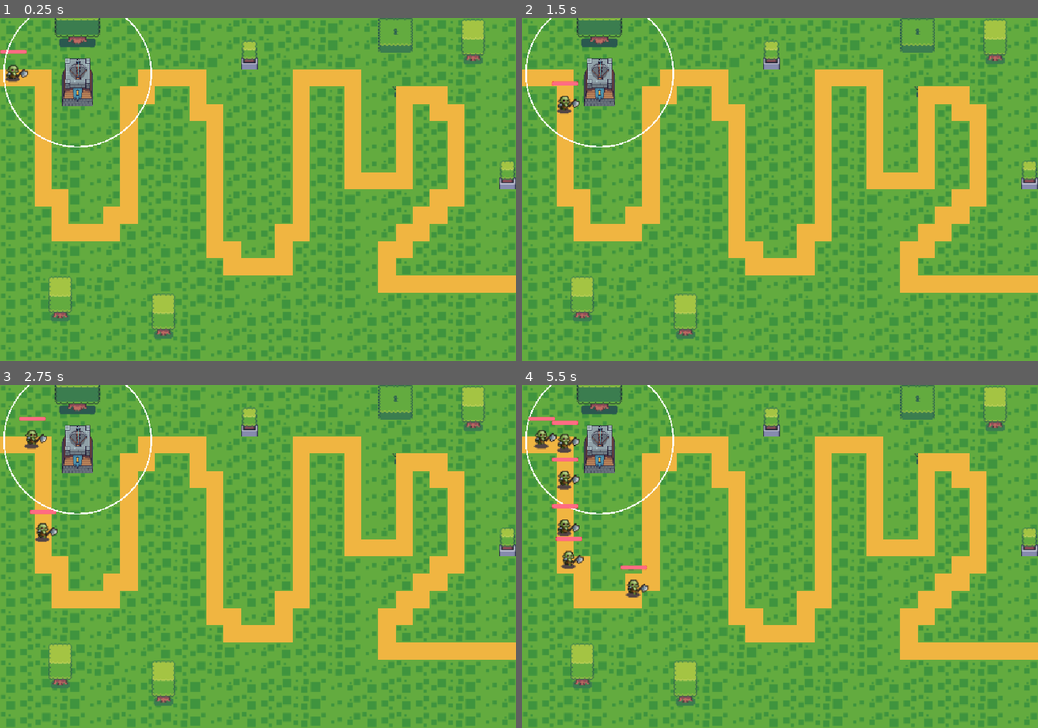
Above: before the commit, frames 1-4 (two rows, left to right).
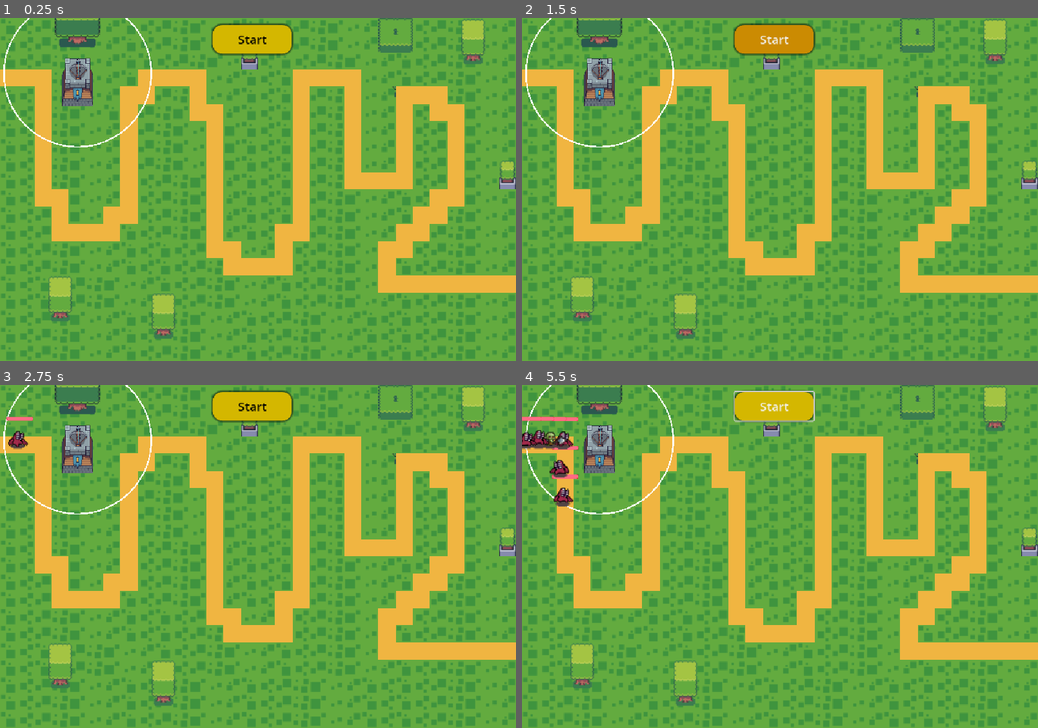
Above: after the commit, the same moments.

Repository: NNKD-Kevin/tower-defense
Game: Godot game, scene res://scenes/main.tscn
The game is run twice, just before and just after one commit, with the same random seed, the same clock (stepped at 60 frames per second) and the same inputs.
Inputs (mouse positions are in pixels of both pictures, inside the frame that each line leads up to):
- Up to frame 1 (0.25 s): no input
- Up to frame 2 (1.5 s): click (774, 38) at 0.5 s, where only the run after the commit has a clickable "Start"; click (774, 38) at 1.25 s, where only the run after the commit has a clickable "Start"
- Up to frame 3 (2.75 s): tap Enter at 2 s; move the mouse to (371, 539) at 2.02 s; hold Right from 2.03 s (still down); tap Space (spawn) at 2.1 s; click (371, 539) at 2.17 s
- Up to frame 4 (5.5 s): move the mouse to (676, 573) at 2.77 s; release Right at 2.78 s; hold Down 2.78-3.53 s; tap Space (spawn) at 2.85, 3.8, 4.55, 5.1 s; move the mouse to (831, 481) at 3.52 s; hold Right 3.53-4.28 s; tap Alt at 3.6 s; move the mouse to (754, 625) at 4.27 s; hold Up 4.28-5.03 s; tap Shift at 4.35 s; click (754, 625) at 4.42 s; move the mouse to (934, 607) at 5.02 s; hold Left from 5.03 s (still down)

The runs differ from the first frame. In frame 1, 1.7% of the frame differs, in the area x 0-57%, y 1-19%; in frame 2, 1.7%; in frame 3, 2.0%; in frame 4, 3.3%, in the area x 0-57%, y 1-63%.
Error after the commit: Invalid access to property or key '6' on a base object of type 'Dictionary'. (res://scripts/game_control.gd:21)

Commit message:
Enemy type system and enemy spawning system

Diff:
--- a/tower-defense/enemy_data.gd
+++ /dev/null
@@ -1 +0,0 @@
-extends Node
--- a/tower-defense/project.godot
+++ b/tower-defense/project.godot
@@ -19,6 +19,7 @@
 
 Global="*uid://kequh53k1ukw"
 Mapdata="*uid://ct3iyw6q4ddva"
+EnemyData="*uid://c5bosrsfhppox"
 
 [display]
 
--- a/tower-defense/scenes/enemy.tscn
+++ b/tower-defense/scenes/enemy.tscn
@@ -1,40 +1,92 @@
 [gd_scene format=3 uid="uid://gwmqc4666t4j"]
 
 [ext_resource type="Script" uid="uid://byfxu10wh5fvo" path="res://scripts/enemy.gd" id="1_md0e3"]
+[ext_resource type="Texture2D" uid="uid://bn46l7c332s2b" path="res://assets/Tiny RPG Character Asset Pack 02 -Free Demon_A&Blood Monster_A/Characters(100x100 split)/Blood Monster_A/Blood Monster_A with shadows/Blood Monster_A_Walk.png" id="2_c4w8v"]
 [ext_resource type="Texture2D" uid="uid://cmyhdkrdhkdh4" path="res://assets/Tiny RPG Character Asset Pack v1.03 -Free Soldier&Orc/Characters(100x100)/Orc/Orc with shadows/Orc-Walk.png" id="2_md0e3"]
+[ext_resource type="Texture2D" uid="uid://df1i8vpefs6kb" path="res://assets/Tiny RPG Character Asset Pack 02 -Free Demon_A&Blood Monster_A/Characters(100x100 split)/Blood Monster_A/Blood Monster_A with shadows/Blood Monster_A_Death.png" id="2_nenq2"]
 [ext_resource type="Texture2D" uid="uid://dl7k8mrdo0hfb" path="res://assets/Tiny RPG Character Asset Pack v1.03 -Free Soldier&Orc/Characters(100x100)/Orc/Orc with shadows/Orc-Hurt.png" id="3_4ra3w"]
-
-[sub_resource type="AtlasTexture" id="AtlasTexture_4ra3w"]
-atlas = ExtResource("2_md0e3")
-region = Rect2(0, 0, 100, 100)
-
-[sub_resource type="AtlasTexture" id="AtlasTexture_5uy6h"]
-atlas = ExtResource("2_md0e3")
-region = Rect2(100, 0, 100, 100)
-
-[sub_resource type="AtlasTexture" id="AtlasTexture_c4w8v"]
-atlas = ExtResource("2_md0e3")
-region = Rect2(200, 0, 100, 100)
-
-[sub_resource type="AtlasTexture" id="AtlasTexture_xwavj"]
-atlas = ExtResource("2_md0e3")
-region = Rect2(300, 0, 100, 100)
-
-[sub_resource type="AtlasTexture" id="AtlasTexture_nenq2"]
-atlas = ExtResource("2_md0e3")
+[ext_resource type="Texture2D" uid="uid://pb02115ao3ym" path="res://assets/Tiny RPG Character Asset Pack 02 -Free Demon_A&Blood Monster_A/Characters(100x100 split)/Blood Monster_A/Blood Monster_A with shadows/Blood Monster_A_Hurt.png" id="3_md484"]
+[ext_resource type="Texture2D" uid="uid://doybm3nm53trf" path="res://assets/Tiny RPG Character Asset Pack v1.03 -Free Soldier&Orc/Characters(100x100)/Orc/Orc with shadows/Orc-Death.png" id="3_xwavj"]
+
+[sub_resource type="AtlasTexture" id="AtlasTexture_t3vcr"]
+atlas = ExtResource("2_nenq2")
+region = Rect2(0, 0, 100, 100)
+
+[sub_resource type="AtlasTexture" id="AtlasTexture_qaulx"]
+atlas = ExtResource("2_nenq2")
+region = Rect2(100, 0, 100, 100)
+
+[sub_resource type="AtlasTexture" id="AtlasTexture_1f82d"]
+atlas = ExtResource("2_nenq2")
+region = Rect2(200, 0, 100, 100)
+
+[sub_resource type="AtlasTexture" id="AtlasTexture_lioqc"]
+atlas = ExtResource("2_nenq2")
+region = Rect2(300, 0, 100, 100)
+
+[sub_resource type="AtlasTexture" id="AtlasTexture_0lg75"]
+atlas = ExtResource("3_md484")
+region = Rect2(0, 0, 100, 100)
+
+[sub_resource type="AtlasTexture" id="AtlasTexture_lsnsy"]
+atlas = ExtResource("3_md484")
+region = Rect2(100, 0, 100, 100)
+
+[sub_resource type="AtlasTexture" id="AtlasTexture_thsr5"]
+atlas = ExtResource("3_md484")
+region = Rect2(200, 0, 100, 100)
+
+[sub_resource type="AtlasTexture" id="AtlasTexture_ekh6n"]
+atlas = ExtResource("3_md484")
+region = Rect2(300, 0, 100, 100)
+
+[sub_resource type="AtlasTexture" id="AtlasTexture_g0wcc"]
+atlas = ExtResource("2_c4w8v")
+region = Rect2(0, 0, 100, 100)
+
+[sub_resource type="AtlasTexture" id="AtlasTexture_s1ycm"]
+atlas = ExtResource("2_c4w8v")
+region = Rect2(100, 0, 100, 100)
+
+[sub_resource type="AtlasTexture" id="AtlasTexture_shcg2"]
+atlas = ExtResource("2_c4w8v")
+region = Rect2(200, 0, 100, 100)
+
+[sub_resource type="AtlasTexture" id="AtlasTexture_ile5s"]
+atlas = ExtResource("2_c4w8v")
+region = Rect2(300, 0, 100, 100)
+
+[sub_resource type="AtlasTexture" id="AtlasTexture_1x4g4"]
+atlas = ExtResource("2_c4w8v")
 region = Rect2(400, 0, 100, 100)
 
-[sub_resource type="AtlasTexture" id="AtlasTexture_md484"]
-atlas = ExtResource("2_md0e3")
+[sub_resource type="AtlasTexture" id="AtlasTexture_2pwtc"]
+atlas = ExtResource("2_c4w8v")
 region = Rect2(500, 0, 100, 100)
 
-[sub_resource type="AtlasTexture" id="AtlasTexture_ipns3"]
-atlas = ExtResource("2_md0e3")
+[sub_resource type="AtlasTexture" id="AtlasTexture_rogs8"]
+atlas = ExtResource("2_c4w8v")
 region = Rect2(600, 0, 100, 100)
 
-[sub_resource type="AtlasTexture" id="AtlasTexture_8qclf"]
-atlas = ExtResource("2_md0e3")
+[sub_resource type="AtlasTexture" id="AtlasTexture_wrm80"]
+atlas = ExtResource("2_c4w8v")
 region = Rect2(700, 0, 100, 100)
+
+[sub_resource type="AtlasTexture" id="AtlasTexture_6awcb"]
+atlas = ExtResource("3_xwavj")
+region = Rect2(0, 0, 100, 100)
+
+[sub_resource type="AtlasTexture" id="AtlasTexture_wjec0"]
+atlas = ExtResource("3_xwavj")
+region = Rect2(100, 0, 100, 100)
+
+[sub_resource type="AtlasTexture" id="AtlasTexture_i4rgx"]
+atlas = ExtResource("3_xwavj")
+region = Rect2(200, 0, 100, 100)
+
+[sub_resource type="AtlasTexture" id="AtlasTexture_2mchx"]
+atlas = ExtResource("3_xwavj")
+region = Rect2(300, 0, 100, 100)
 
 [sub_resource type="AtlasTexture" id="AtlasTexture_w8i8w"]
 atlas = ExtResource("3_4ra3w")
@@ -52,10 +104,139 @@
 atlas = ExtResource("3_4ra3w")
 region = Rect2(300, 0, 100, 100)
 
+[sub_resource type="AtlasTexture" id="AtlasTexture_4ra3w"]
+atlas = ExtResource("2_md0e3")
+region = Rect2(0, 0, 100, 100)
+
+[sub_resource type="AtlasTexture" id="AtlasTexture_5uy6h"]
+atlas = ExtResource("2_md0e3")
+region = Rect2(100, 0, 100, 100)
+
+[sub_resource type="AtlasTexture" id="AtlasTexture_c4w8v"]
+atlas = ExtResource("2_md0e3")
+region = Rect2(200, 0, 100, 100)
+
+[sub_resource type="AtlasTexture" id="AtlasTexture_xwavj"]
+atlas = ExtResource("2_md0e3")
+region = Rect2(300, 0, 100, 100)
+
+[sub_resource type="AtlasTexture" id="AtlasTexture_nenq2"]
+atlas = ExtResource("2_md0e3")
+region = Rect2(400, 0, 100, 100)
+
+[sub_resource type="AtlasTexture" id="AtlasTexture_md484"]
+atlas = ExtResource("2_md0e3")
+region = Rect2(500, 0, 100, 100)
+
+[sub_resource type="AtlasTexture" id="AtlasTexture_ipns3"]
+atlas = ExtResource("2_md0e3")
+region = Rect2(600, 0, 100, 100)
+
+[sub_resource type="AtlasTexture" id="AtlasTexture_8qclf"]
+atlas = ExtResource("2_md0e3")
+region = Rect2(700, 0, 100, 100)
+
 [sub_resource type="SpriteFrames" id="SpriteFrames_8tegq"]
 animations = [{
 "frames": [{
 "duration": 1.0,
+"texture": SubResource("AtlasTexture_t3vcr")
+}, {
+"duration": 1.0,
+"texture": SubResource("AtlasTexture_qaulx")
+}, {
+"duration": 1.0,
+"texture": SubResource("AtlasTexture_1f82d")
+}, {
+"duration": 1.0,
+"texture": SubResource("AtlasTexture_lioqc")
+}],
+"loop": 1,
+"name": &"blooddeath",
+"speed": 5.0
+}, {
+"frames": [{
+"duration": 1.0,
+"texture": SubResource("AtlasTexture_0lg75")
+}, {
+"duration": 1.0,
+"texture": SubResource("AtlasTexture_lsnsy")
+}, {
+"duration": 1.0,
+"texture": SubResource("AtlasTexture_thsr5")
+}, {
+"duration": 1.0,
+"texture": SubResource("AtlasTexture_ekh6n")
+}],
+"loop": 1,
+"name": &"bloodhurt",
+"speed": 5.0
+}, {
+"frames": [{
+"duration": 1.0,
+"texture": SubResource("AtlasTexture_g0wcc")
+}, {
+"duration": 1.0,
+"texture": SubResource("AtlasTexture_s1ycm")
+}, {
+"duration": 1.0,
+"texture": SubResource("AtlasTexture_shcg2")
+}, {
+"duration": 1.0,
+"texture": SubResource("AtlasTexture_ile5s")
+}, {
+"duration": 1.0,
+"texture": SubResource("AtlasTexture_1x4g4")
+}, {
+"duration": 1.0,
+"texture": SubResource("AtlasTexture_2pwtc")
+}, {
+"duration": 1.0,
+"texture": SubResource("AtlasTexture_rogs8")
+}, {
+"duration": 1.0,
+"texture": SubResource("AtlasTexture_wrm80")
+}],
+"loop": 1,
+"name": &"bloodwalk",
+"speed": 10.0
+}, {
+"frames": [{
+"duration": 1.0,
+"texture": SubResource("AtlasTexture_6awcb")
+}, {
+"duration": 1.0,
+"texture": SubResource("AtlasTexture_wjec0")
+}, {
+"duration": 1.0,
+"texture": SubResource("AtlasTexture_i4rgx")
+}, {
+"duration": 1.0,
+"texture": SubResource("AtlasTexture_2mchx")
+}],
+"loop": 1,
+"name": &"goblindeath",
+"speed": 5.0
+}, {
+"frames": [{
+"duration": 1.0,
+"texture": SubResource("AtlasTexture_w8i8w")
+}, {
+"duration": 1.0,
+"texture": SubResource("AtlasTexture_otmr2")
+}, {
+"duration": 1.0,
+"texture": SubResource("AtlasTexture_wtq4b")
+}, {
+"duration": 1.0,
+"texture": SubResource("AtlasTexture_j0cyh")
+}],
+"loop": 1,
+"name": &"goblinhurt",
+"speed": 5.0
+}, {
+"frames": [{
+"duration": 1.0,
 "texture": SubResource("AtlasTexture_4ra3w")
 }, {
 "duration": 1.0,
@@ -80,25 +261,8 @@
 "texture": SubResource("AtlasTexture_8qclf")
 }],
 "loop": 1,
-"name": &"default",
-"speed": 15.0
-}, {
-"frames": [{
-"duration": 1.0,
-"texture": SubResource("AtlasTexture_w8i8w")
-}, {
-"duration": 1.0,
-"texture": SubResource("AtlasTexture_otmr2")
-}, {
-"duration": 1.0,
-"texture": SubResource("AtlasTexture_wtq4b")
-}, {
-"duration": 1.0,
-"texture": SubResource("AtlasTexture_j0cyh")
-}],
-"loop": 1,
-"name": &"hurt",
-"speed": 5.0
+"name": &"goblinwalk",
+"speed": 10.0
 }]
 
 [sub_resource type="RectangleShape2D" id="RectangleShape2D_1vivr"]
@@ -115,9 +279,12 @@
 script = ExtResource("1_md0e3")
 
 [node name="animation" type="AnimatedSprite2D" parent="." unique_id=442325771]
+position = Vector2(-5, 0)
 scale = Vector2(2, 2)
 sprite_frames = SubResource("SpriteFrames_8tegq")
-autoplay = "default"
+animation = &"bloodhurt"
+autoplay = "goblinwalk"
+frame_progress = 0.54763687
 
 [node name="CollisionShape2D" type="CollisionShape2D" parent="." unique_id=1658497212]
 position = Vector2(-1, 0)
--- a/tower-defense/scenes/main.tscn
+++ b/tower-defense/scenes/main.tscn
@@ -3,7 +3,6 @@
 [ext_resource type="Texture2D" uid="uid://kdd0s78fi5ul" path="res://assets/Pixel Plains Free Pack/Trees and bushes.png" id="1_0wfyh"]
 [ext_resource type="Script" uid="uid://2sxwkf6xd4ae" path="res://scripts/game_control.gd" id="1_tbgi4"]
 [ext_resource type="Texture2D" uid="uid://dq3mchdqllrmw" path="res://assets/Pixel Plains Free Pack/New Basic Tiles Free.png" id="2_sugp2"]
-[ext_resource type="PackedScene" uid="uid://gwmqc4666t4j" path="res://scenes/enemy.tscn" id="3_sugp2"]
 [ext_resource type="PackedScene" uid="uid://bwloref71v63r" path="res://scenes/tower.tscn" id="5_tbgi4"]
 
 [sub_resource type="TileSetAtlasSource" id="TileSetAtlasSource_jyhfs"]
@@ -282,6 +281,30 @@
 sources/0 = SubResource("TileSetAtlasSource_jyhfs")
 sources/1 = SubResource("TileSetAtlasSource_tbgi4")
 
+[sub_resource type="StyleBoxFlat" id="StyleBoxFlat_1vivr"]
+bg_color = Color(0.8291128, 0.71638757, 0, 1)
+corner_radius_top_left = 20
+corner_radius_top_right = 20
+corner_radius_bottom_right = 20
+corner_radius_bottom_left = 20
+shadow_size = 5
+
+[sub_resource type="StyleBoxFlat" id="StyleBoxFlat_qbdty"]
+bg_color = Color(0.5205644, 0.31411725, 0.024739495, 1)
+corner_radius_top_left = 20
+corner_radius_top_right = 20
+corner_radius_bottom_right = 20
+corner_radius_bottom_left = 20
+shadow_size = 5
+
+[sub_resource type="StyleBoxFlat" id="StyleBoxFlat_8vrlf"]
+bg_color = Color(0.7964649, 0.54335326, 0.007949468, 1)
+corner_radius_top_left = 20
+corner_radius_top_right = 20
+corner_radius_bottom_right = 20
+corner_radius_bottom_left = 20
+shadow_size = 5
+
 [node name="Node2D" type="Node2D" unique_id=1826028556]
 script = ExtResource("1_tbgi4")
 
@@ -295,9 +318,24 @@
 layer_1/z_index = 1
 layer_1/tile_data = PackedInt32Array(262166, 196608, 6, -65533, 393216, 0, 3, 393216, 1, 65539, 393216, 2, -65532, 4587 …(747 unchanged characters)…
 
-[node name="Enemy" parent="." unique_id=1797707749 instance=ExtResource("3_sugp2")]
-position = Vector2(15, 114)
-collision_layer = 2
-
 [node name="Node2D" parent="." unique_id=600966129 instance=ExtResource("5_tbgi4")]
 position = Vector2(158, 113)
+
+[node name="CanvasLayer" type="CanvasLayer" parent="." unique_id=544640337]
+
+[node name="Start" type="Button" parent="CanvasLayer" unique_id=922936099]
+offset_left = 433.0
+offset_top = 14.0
+offset_right = 594.0
+offset_bottom = 73.0
+theme_override_colors/font_color = Color(0, 0, 0, 1)
+theme_override_font_sizes/font_size = 25
+theme_override_styles/normal = SubResource("StyleBoxFlat_1vivr")
+theme_override_styles/pressed = SubResource("StyleBoxFlat_qbdty")
+theme_override_styles/hover = SubResource("StyleBoxFlat_8vrlf")
+text = "Start"
+
+[node name="SpawnTimer" type="Timer" parent="." unique_id=265355700]
+
+[connection signal="pressed" from="CanvasLayer/Start" to="." method="_on_start_pressed"]
+[connection signal="timeout" from="SpawnTimer" to="." method="_on_spawn_timer_timeout"]
--- a/tower-defense/scripts/enemy.gd
+++ b/tower-defense/scripts/enemy.gd
@@ -3,15 +3,27 @@
 @onready var health_bar: ProgressBar = $HealthBar
 @onready var animation: AnimatedSprite2D = $animation
 
+var type='goblin'
 var max_hp=100
 var hp=max_hp
 var speed=100
 var go=0
+var damage=10
+
 func _ready() -> void:
+	var stats=EnemyData.STATS[type]
 	position=Mapdata.road_map1[go]
 	go+=1
+	max_hp=stats.max_hp
+	hp=max_hp
+	speed=stats.speed
+	damage=stats.damage
+	animation.play(type+'walk')
+	health_bar.max_value=max_hp
+
 func _process(delta: float) -> void:
 	health_bar.value=hp
+
 func _physics_process(delta: float) -> void:
 	if velocity.x>0:
 		animation.flip_h=false
@@ -23,10 +35,9 @@
 	var collision=move_and_collide(velocity*delta)
 	if position.distance_to(Mapdata.road_map1[go])<velocity.length()*delta:
 		position=Mapdata.road_map1[go]
-		go+=1
-
-
+		if go<len(Mapdata.road_map1)-1:
+			go+=1
 
 
 func _on_animation_animation_finished() -> void:
-	animation.play('default')
+	animation.play(type+'walk')
--- /dev/null
+++ b/tower-defense/scripts/enemy_data.gd
@@ -0,0 +1,13 @@
+extends Node
+const STATS={
+	'goblin':{'max_hp':100,'speed':100,'damage':10},
+	'blood':{'max_hp':300,'speed':60,'damage':25}
+}
+
+const WAVES={
+	'1':['goblin'],
+	'2':['goblin','goblin','goblin'],
+	'3':['goblin','goblin','goblin','blood'],
+	'4':['blood','blood','blood'],
+	'5':['goblin','goblin','goblin','goblin','goblin','blood','blood']
+}
--- a/tower-defense/scripts/game_control.gd
+++ b/tower-defense/scripts/game_control.gd
@@ -1,11 +1,35 @@
 extends Node2D
+@onready var spawn_timer: Timer = $SpawnTimer
+var spawning=false
 var enemy=preload('res://scenes/enemy.tscn')
+var index=0
+var to_spawn=[]
+
 func _input(event: InputEvent) -> void:
 	if Input.is_action_just_pressed("spawn"):
-		spawn_enemy()
-func spawn_enemy():
+		spawn_enemy('blood')
+func spawn_enemy(type:String):
 	var e=enemy.instantiate()
-	e.add_collision_exception_with(self)
-	e.add_collision_exception_with(e)
 	e.add_to_group('enemies')
+	e.type=type
 	add_child(e)
+
+
+
+func _on_start_pressed() -> void:
+	index=0
+	to_spawn=EnemyData.WAVES[str(Global.wave)]
+	spawn_timer.start()
+	spawning=true
+	Global.wave+=1
+
+
+
+func _on_spawn_timer_timeout() -> void:
+	if not spawning:
+		return
+	spawn_enemy(to_spawn[index])
+	index += 1
+	if index >= len(to_spawn):
+		spawning = false
+		spawn_timer.stop()
--- a/tower-defense/scripts/global.gd
+++ b/tower-defense/scripts/global.gd
@@ -1,2 +1,4 @@
 extends Node
 var lives=3
+var wave=1
+var enemies=[]
Renamed: tower-defense/enemy_data.gd.uid -> tower-defense/scripts/enemy_data.gd.uid
